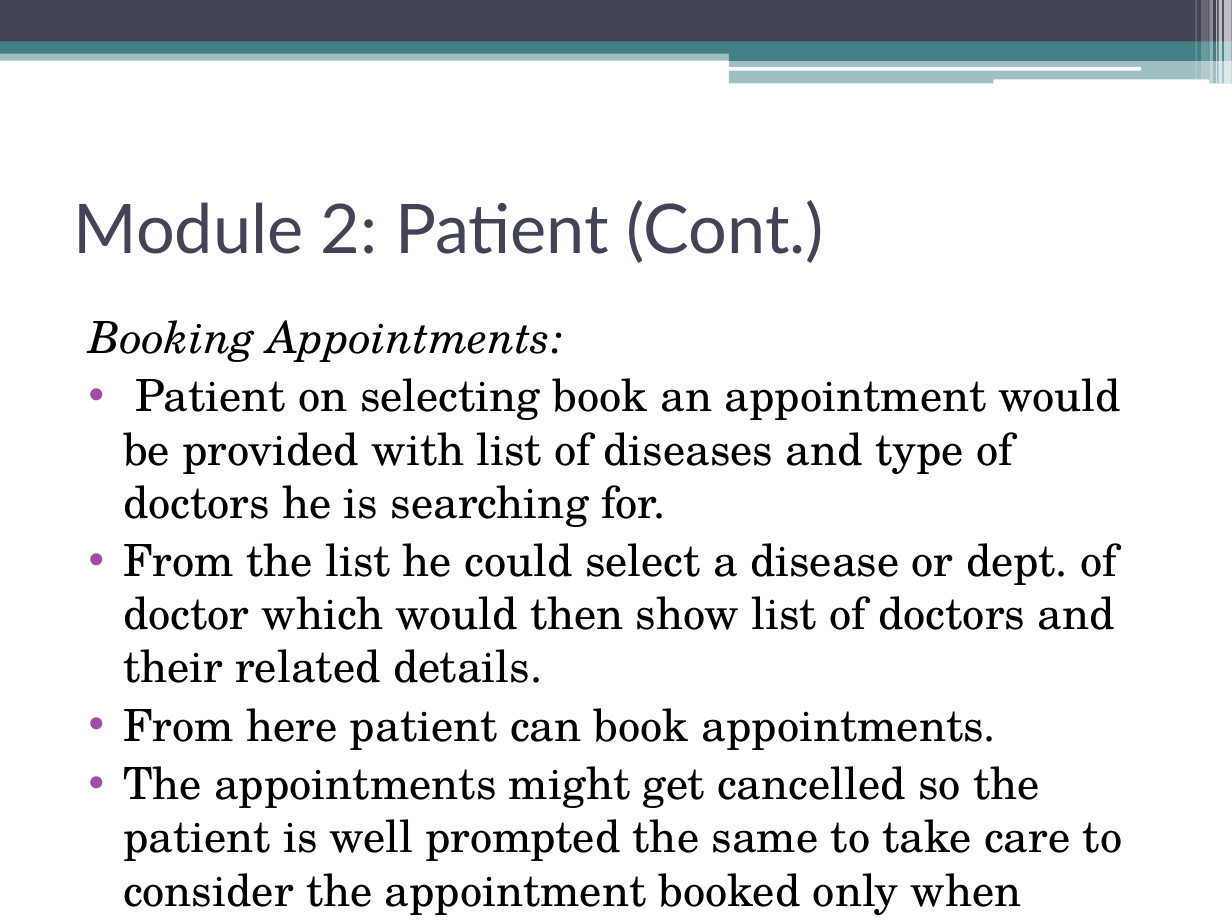
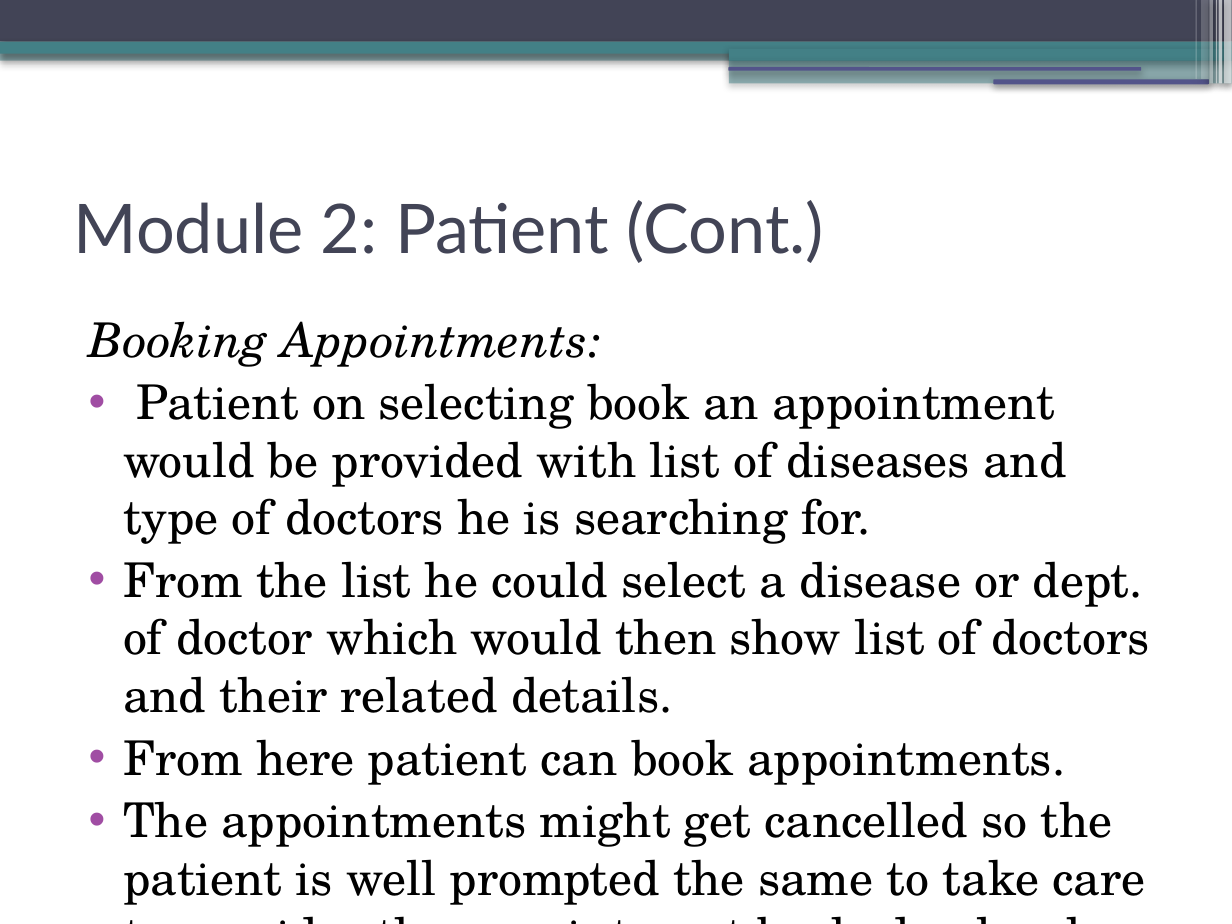
Before and after one commit to omshiv12/docs-app-react-native, a slide deck: slide 11 of Documentation/minor.pptx. Drawn at 1232x924 pixels with LibreOffice and Linux fonts; fonts in the diff are those of the drawing. Boxes give left, top, right and bottom in pixels: in the first picture for what was removed or moved away, otherwise in the second. Text is boxed around its words. In the diff, an @@ line names an element or a change of style, - is before the commit and + after.

```diff
--- a/Documentation/minor.pptx
+++ b/Documentation/minor.pptx
@@ rectangle at (1195, 0, 1196, 79): fill #FFFFFF at 30% opacity to #FFFFFF at 31% opacity; shadow on @@
@@ shadow on in 8 elements at (0, 49, 1232, 60), (0, 0, 1232, 42), (0, 42, 1232, 54), (729, 48, 1232, 60), (729, 59, 1232, 84), (1216, 0, 1217, 84), (1210, 0, 1214, 84), (1201, 0, 1209, 79) @@
@@ rectangle at (1218, 0, 1222, 84): fill #FFFFFF at 65% opacity to #FFFFFF at 66% opacity; shadow on @@
@@ rectangle at (1225, 0, 1232, 84): fill #FFFFFF at 65% opacity to #FFFFFF at 66% opacity; shadow on @@
@@ rounded rectangle at (728, 67, 1141, 70): fill #FFFFFF to #53548A; shadow on @@
@@ rounded rectangle at (993, 79, 1209, 84): fill #FFFFFF to #53548A; shadow on @@
@@ text "Booking Appointments:" at (89, 321, 1150, 905): size 25.9 to 28 pt @@
```
Also in this commit, not shown: 16 other slides changed, 10 other files.
